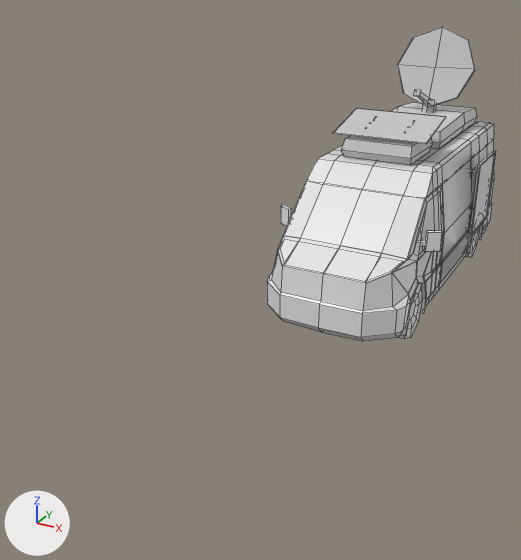
One commit to the FBX model Assets/JEFF/Van/Van.fbx: the scene before it, then after it.
Camera for both pictures: a 50 mm camera at (3.49, -10.81, 4.83) aimed at (-0.92, -2.8, 0.83). Arrows for +X, +Y and +Z are at lower left; the lights stay in place. The first picture is the older version. Mesh edges are drawn as thin lines on the coarser meshes.

In view in the first picture: 'Van'.
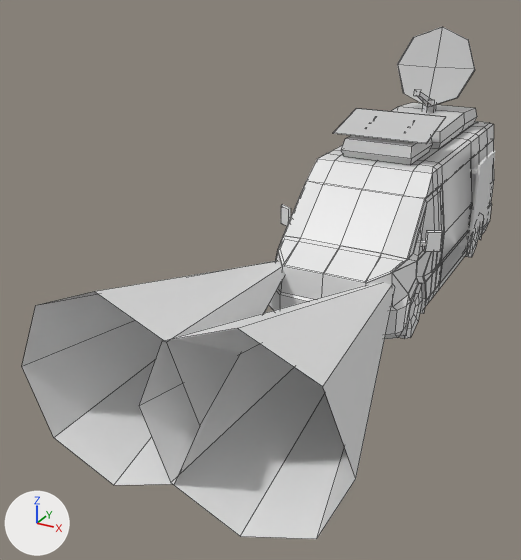
Where the change shows, as pixel boxes (x1, y1, x2, y2) in the pictures (521 x 560 px):
'LightCone 1', added
    after: (139, 282, 395, 539)
'LightCone 2', added
    after: (22, 261, 285, 485)
'Board', unchanged, uncovered by the edit
    after: (467, 150, 495, 236)

The change, as a diff of the scene's bpy script:
```diff
--- a/Assets/JEFF/Van/Van.fbx.py
+++ b/Assets/JEFF/Van/Van.fbx.py
@@ me_cone_001 @@
+me_cone_001.from_pydata([(-0.76, -6.25, -0.15), (-0.76, -2.43, 0.9), (-1.55, -6.25, 0.18), (-0.85, -2.43, 0.92), (-1.87, -6.25, 0.96), (-0.88, -2.43, 0.96), (-1.55, -6.25, 1.75), (-0.85, -2.43, 1.0), (-0.76, -6.25, 2.07), (-0.76, -2.43, 1.02), (0.02, -6.25, 1.75), (-0.68, -2.43, 1.0), (0.35, -6.25, 0.96), (-0.64, -2.43, 0.96), (0.02, -6.25, 0.18), (-0.68, -2.43, 0.92)], [], [(0, 2, 3, 1), (2, 4, 5, 3), (4, 6, 7, 5), (6, 8, 9, 7), (8, 10, 11, 9), (10, 12, 13, 11), (3, 5, 7, 9, 11, 13, 15, 1), (12, 14, 15, 13), (14, 0, 1, 15)])
@@ me_cone @@
+me_cone.from_pydata([(0.76, -6.25, -0.15), (0.76, -2.43, 0.9), (1.55, -6.25, 0.18), (0.85, -2.43, 0.92), (1.87, -6.25, 0.96), (0.88, -2.43, 0.96), (1.55, -6.25, 1.75), (0.85, -2.43, 1.0), (0.76, -6.25, 2.07), (0.76, -2.43, 1.02), (-0.02, -6.25, 1.75), (0.68, -2.43, 1.0), (-0.35, -6.25, 0.96), (0.64, -2.43, 0.96), (-0.02, -6.25, 0.18), (0.68, -2.43, 0.92)], [], [(0, 1, 3, 2), (2, 3, 5, 4), (4, 5, 7, 6), (6, 7, 9, 8), (8, 9, 11, 10), (10, 11, 13, 12), (3, 1, 15, 13, 11, 9, 7, 5), (12, 13, 15, 14), (14, 15, 1, 0)])
@@ ob_lightcone_2 @@
+ob_lightcone_2 = bpy.data.objects.new('LightCone 2', me_cone_001)
+ob_lightcone_2.location = (0.0, 0.0, 0.0)
@@ ob_lightcone_1 @@
+ob_lightcone_1 = bpy.data.objects.new('LightCone 1', me_cone)
+ob_lightcone_1.location = (0.0, 0.0, 0.0)
```
